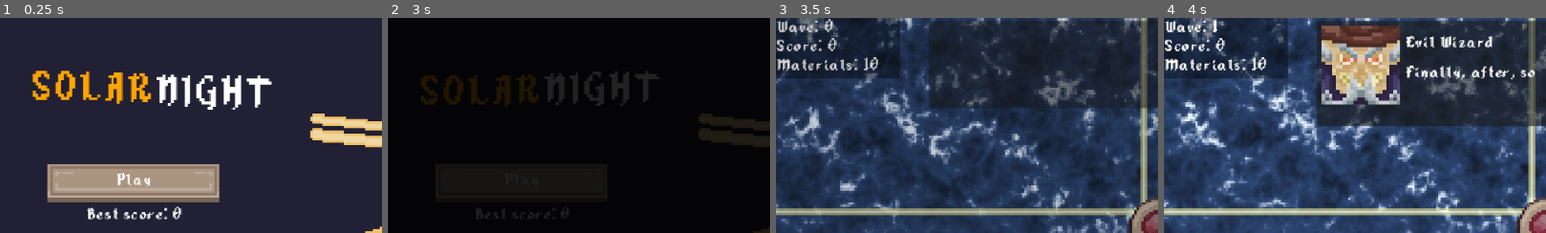
Above: before the commit, frames 1-4 (left to right).
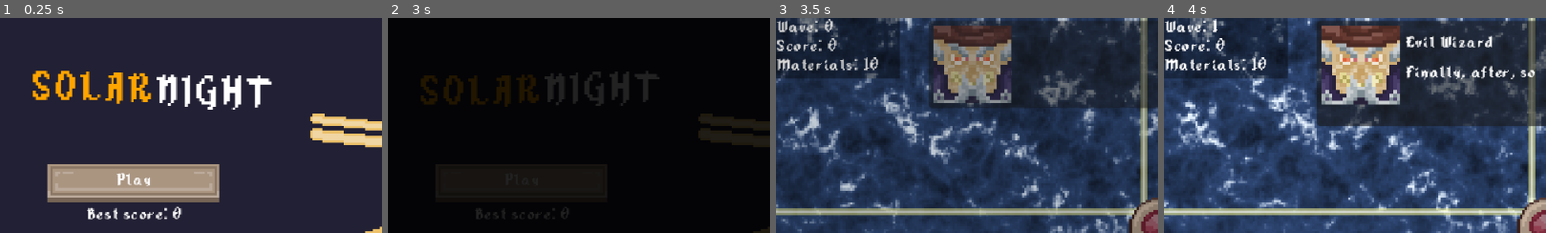
Above: after the commit, the same moments.

Repository: TrueHopolok/gj_solarnight
Game: Godot game, scene res://ui/main_menu/main_menu.tscn
Same seed, same stepped clock (60 frames per second), same inputs: the game is played once before the commit and once after it. Sound files missing from this copy of the repository are replaced by a short silence.
Inputs (mouse positions are % of the whole screen's width and height, from its top left):
- Up to frame 1 (0.25 s): no input
- Up to frame 2 (3 s): click "Play" at 0.5 s; move the mouse to (72, 45) at 1.27 s; hold Right mouse button (delete_building) 1.28-2 s; click (72, 45) at 1.42 s; tap Enter at 2 s; drag from (30, 55) to (45, 70) at 2.02 s; move the mouse to (60, 28) at 2.77 s; press the mouse at (60, 28) at 2.78 s
- Up to frame 3 (3.5 s): no input
- Up to frame 4 (4 s): release the mouse at (60, 28) at 3.5 s; click "Next wave" at 3.5 s
The pictures show only the part of the screen within x 0-50%, y 2-52%; the shares and areas given below are measured in that part.

Frames 1-2 are identical in both runs. In frame 3, 6.4% of the frame differs, in the area x 41-62%, y 3-40%; in frame 4, nothing differs.

Commit message:
fix: dialogue character face

Diff:
--- a/scenes/dialoger/dialog_area.gd
+++ b/scenes/dialoger/dialog_area.gd
@@ -72,6 +72,7 @@
 
 	_current_seq = lines.duplicate()
 	_current_seq.reverse()
+	face.texture = _get_speaker_face(_current_seq.back().speaker)
 
 	_fade_in()
 
